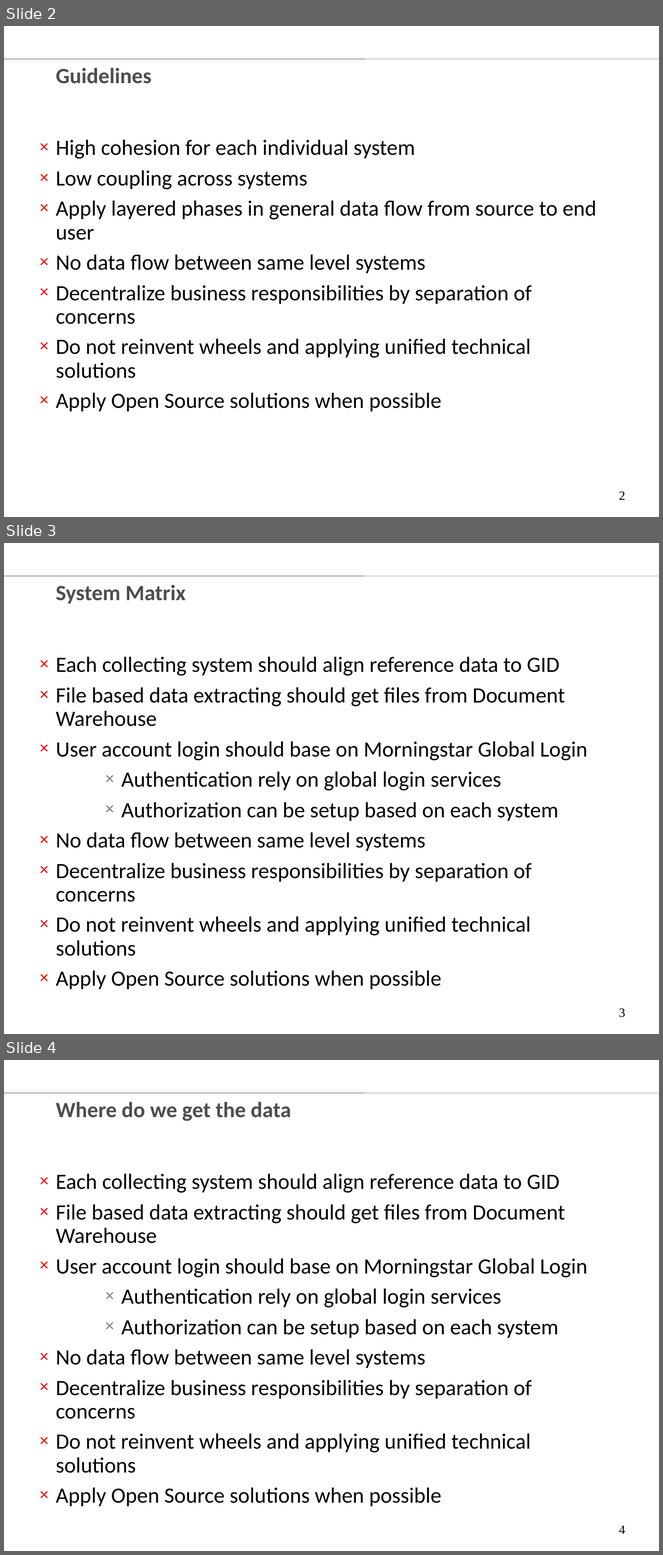
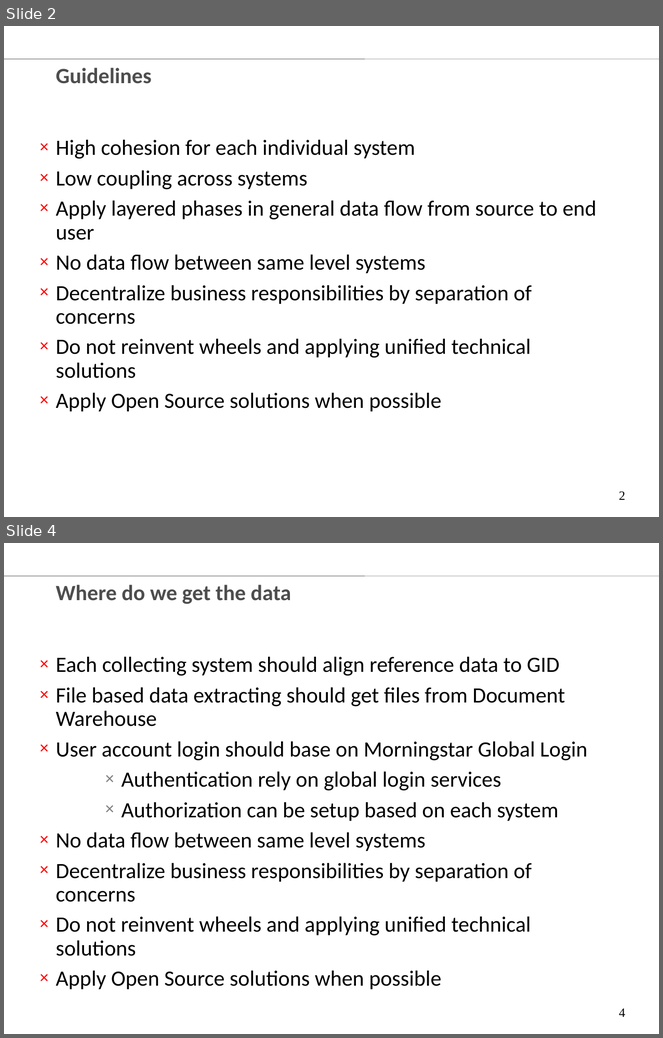
Before and after one commit to chenglx/myenv, a slide deck: Equity Data Technology Vision.ppt. Shown one above the other, each under a label of ours: slides 2, 3 and 4 before the commit, slides 2 and 4 after it; the slides between them are not shown. The pictures are 663x1555 and 663x1038 pixels, drawn with LibreOffice and Linux fonts; fonts in the diff are those of the drawing; background and template pictures are left out. Boxes give left, top, right and bottom in pixels: in the first picture for what was removed or moved away, otherwise in the second. Text is boxed around its words. In the diff, an @@ line names an element or a change of style, - is before the commit and + after.

Commit message:
0503 commit for Vision Document

```diff
--- a/Equity Data Technology Vision.ppt
+++ b/Equity Data Technology Vision.ppt
@@ slide 3 removed at box(4, 543, 659, 1034), background #FFFFFF; not listed: 1 template element that a slide beside it also shows @@
@@ title removed at box(56, 585, 186, 604) @@
-System Matrix
@@ text removed at box(56, 656, 587, 990) @@
-× Each collecting system should align reference data to GID
-× File based data extracting should get files from Document Warehouse
-× User account login should base on Morningstar Global Login
-  × Authentication rely on global login services
-  × Authorization can be setup based on each system
-× No data flow between same level systems
-× Decentralize business responsibilities by separation of concerns
-× Do not reinvent wheels and applying unified technical solutions
-× Apply Open Source solutions when possible
@@ page number removed at box(619, 1008, 625, 1018) @@
-3
```
Also in this commit, not shown: 1 slide added.
